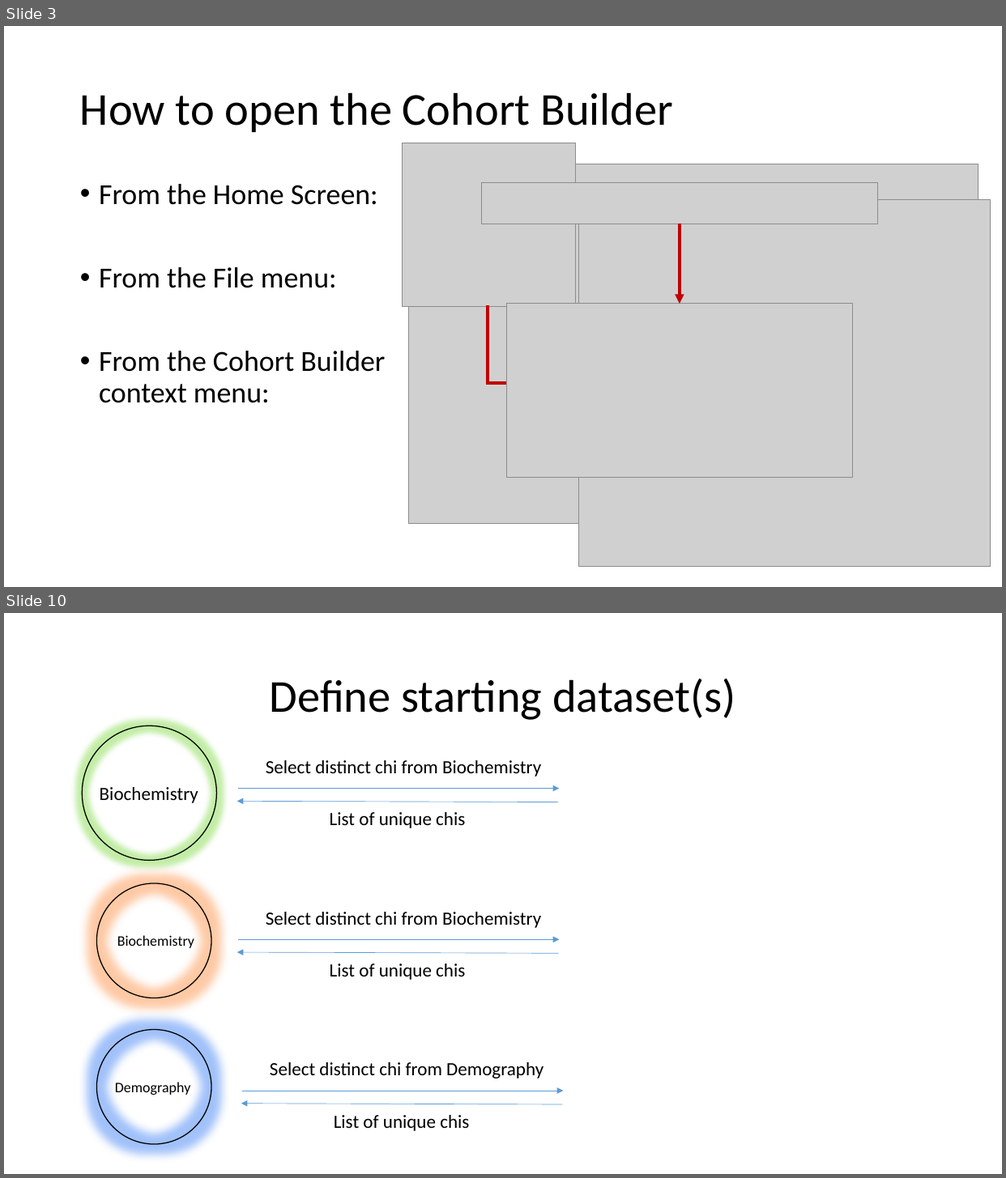
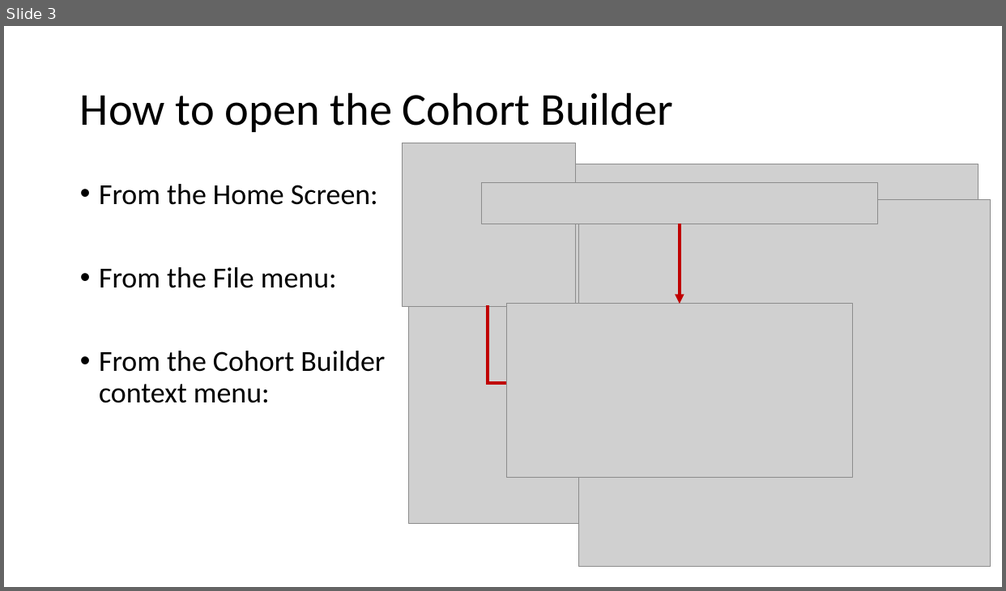
Before and after one commit to HicServices/RDMP, a slide deck: Documentation/Training/CohortBuilder.pptx. Shown one above the other, each under a label of ours: slides 3 and 10 before the commit, slide 3 after it; the slides between them are not shown. The pictures are 1006x1178 and 1006x591 pixels, drawn with LibreOffice and Linux fonts; fonts in the diff are those of the drawing; grey boxes stand for pictures. Boxes give left, top, right and bottom in pixels: in the first picture for what was removed or moved away, otherwise in the second. Text is boxed around its words. In the diff, an @@ line names an element or a change of style, - is before the commit and + after.

```diff
--- a/Documentation/Training/CohortBuilder.pptx
+++ b/Documentation/Training/CohortBuilder.pptx
@@ slide 10 removed at (4,613,1002,1174), background #FFFFFF @@
@@ title removed at (270,679,736,720) @@
-Define starting dataset(s)
@@ ellipse removed at (82,726,216,861) @@
@@ text removed at (266,760,541,777) @@
-Select distinct chi from Biochemistry
@@ text removed at (100,787,198,803) @@
-Biochemistry
@@ arrow removed from (559, 803) to (236, 801) @@
@@ arrow removed from (237, 788) to (560, 788) @@
@@ text removed at (330,812,465,828) @@
-List of unique chis
@@ ellipse removed at (97,884,211,998) @@
@@ text removed at (266,912,541,928) @@
-Select distinct chi from Biochemistry
@@ text removed at (117,935,194,948) @@
-Biochemistry
@@ arrow removed from (237, 939) to (560, 939) @@
@@ arrow removed from (559, 954) to (236, 953) @@
@@ text removed at (330,964,465,980) @@
-List of unique chis
@@ ellipse removed at (97,1030,211,1144) @@
@@ text removed at (270,1063,543,1079) @@
-Select distinct chi from Demography
@@ text removed at (115,1082,191,1095) @@
-Demography
@@ arrow removed from (242, 1091) to (563, 1091) @@
@@ arrow removed from (562, 1105) to (241, 1104) @@
@@ text removed at (334,1115,469,1131) @@
-List of unique chis
```
Also in this commit, not shown: 2 slides changed, 5 slides added, 12 other slides removed.
